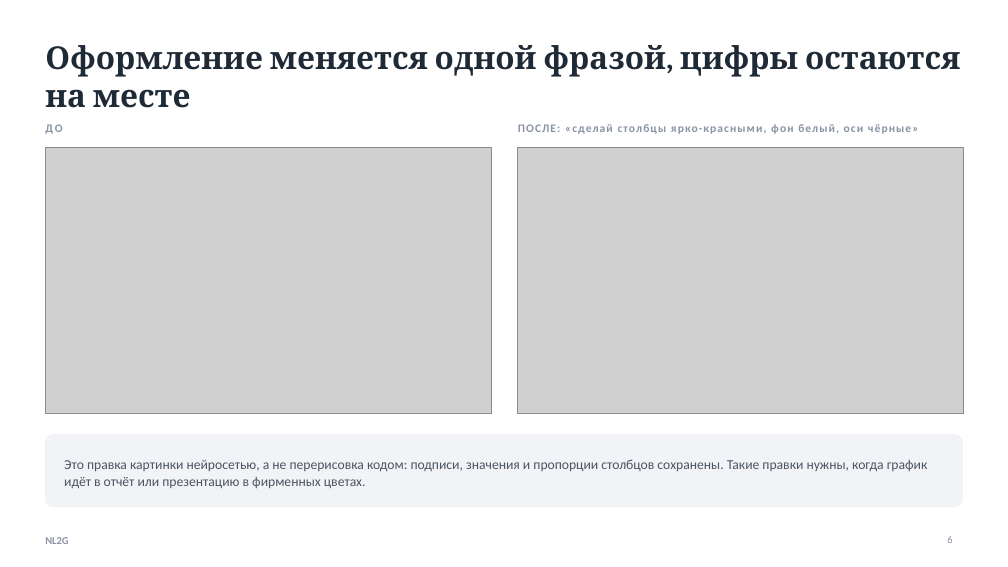
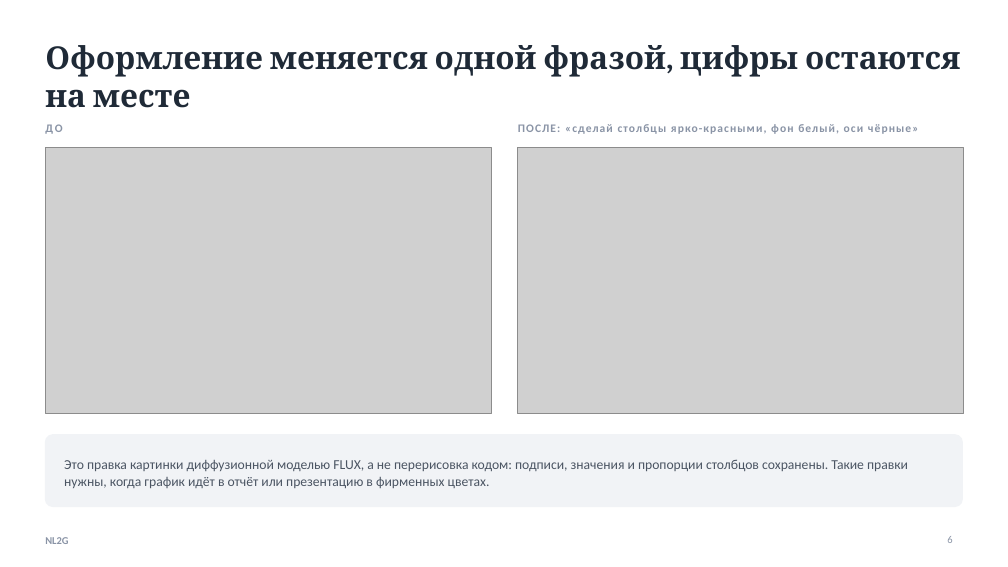
Before and after one commit to kocharyandr/nl2g, a slide deck: slide 6 of docs/ПРЕЗЕНТАЦИЯ_СЕРВИСА.pptx. Drawn at 1008x567 pixels with LibreOffice and Linux fonts; fonts in the diff are those of the drawing; grey boxes stand for pictures. Boxes give left, top, right and bottom in pixels: in the first picture for what was removed or moved away, otherwise in the second. Text is boxed around its words. In the diff, an @@ line names an element or a change of style, - is before the commit and + after.

```diff
--- a/docs/ПРЕЗЕНТАЦИЯ_СЕРВИСА.pptx
+++ b/docs/ПРЕЗЕНТАЦИЯ_СЕРВИСА.pptx
@@ text at <box>64,459,908,488</box>: text changed @@
-Это правка картинки нейросетью, а не перерисовка кодом: подписи, значения и пропорции столбцов сохранены. Такие правки нужны, когда график идёт в отчёт или презентацию в фирменных цветах.
+Это правка картинки диффузионной моделью FLUX, а не перерисовка кодом: подписи, значения и пропорции столбцов сохранены. Такие правки нужны, когда график идёт в отчёт или презентацию в фирменных цветах.
```
Also in this commit, not shown: 7 other slides changed, 1 other file.
